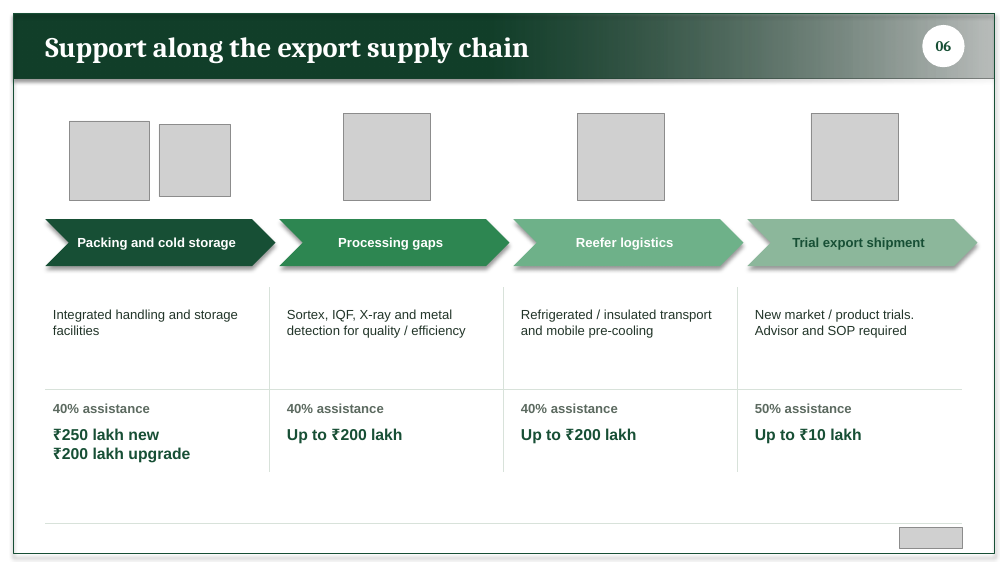
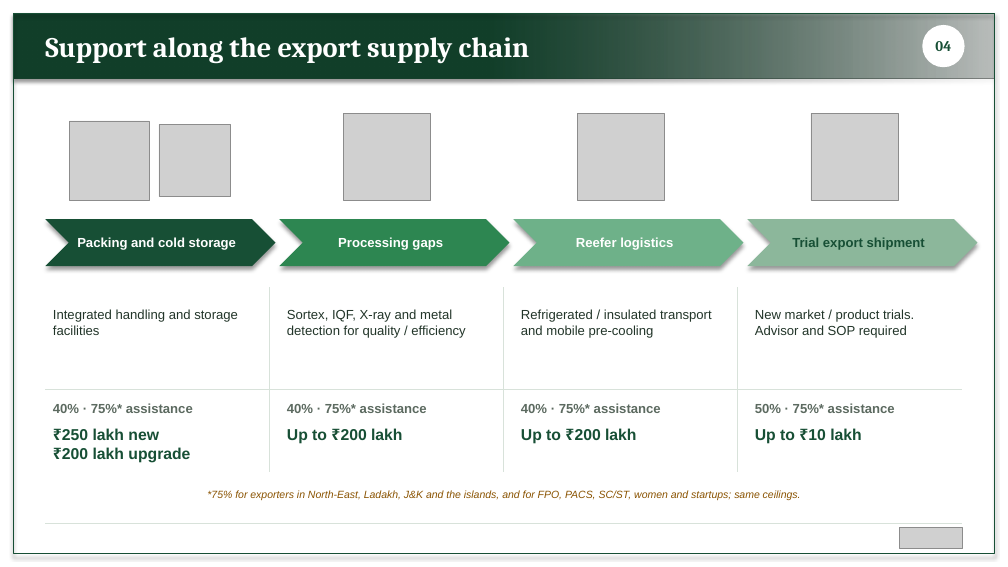
Before and after one commit to BantheFox012/FM, a slide deck: slide 6 of APEDA_BKNY.pptx. Drawn at 1008x567 pixels with LibreOffice and Linux fonts; fonts in the diff are those of the drawing; grey boxes stand for pictures. Boxes give left, top, right and bottom in pixels: in the first picture for what was removed or moved away, otherwise in the second. Text is boxed around its words. In the diff, an @@ line names an element or a change of style, - is before the commit and + after.

```diff
--- a/APEDA_BKNY.pptx
+++ b/APEDA_BKNY.pptx
@@ text at [935,41,951,51]: text changed @@
-06
+04
@@ text at [53,403,193,413]: text changed @@
-40% assistance
+40% · 75%* assistance
@@ text at [287,403,427,413]: text changed @@
-40% assistance
+40% · 75%* assistance
@@ text at [521,403,661,413]: text changed @@
-40% assistance
+40% · 75%* assistance
@@ text at [755,403,895,413]: text changed @@
-50% assistance
+50% · 75%* assistance
@@ text added at [207,490,801,500], 10 pt, text #8A5300, italic @@
+*75% for exporters in North-East, Ladakh, J&K and the islands, and for FPO, PACS, SC/ST, women and startups; same ceilings.
```
Also in this commit, not shown: 13 other slides changed.
